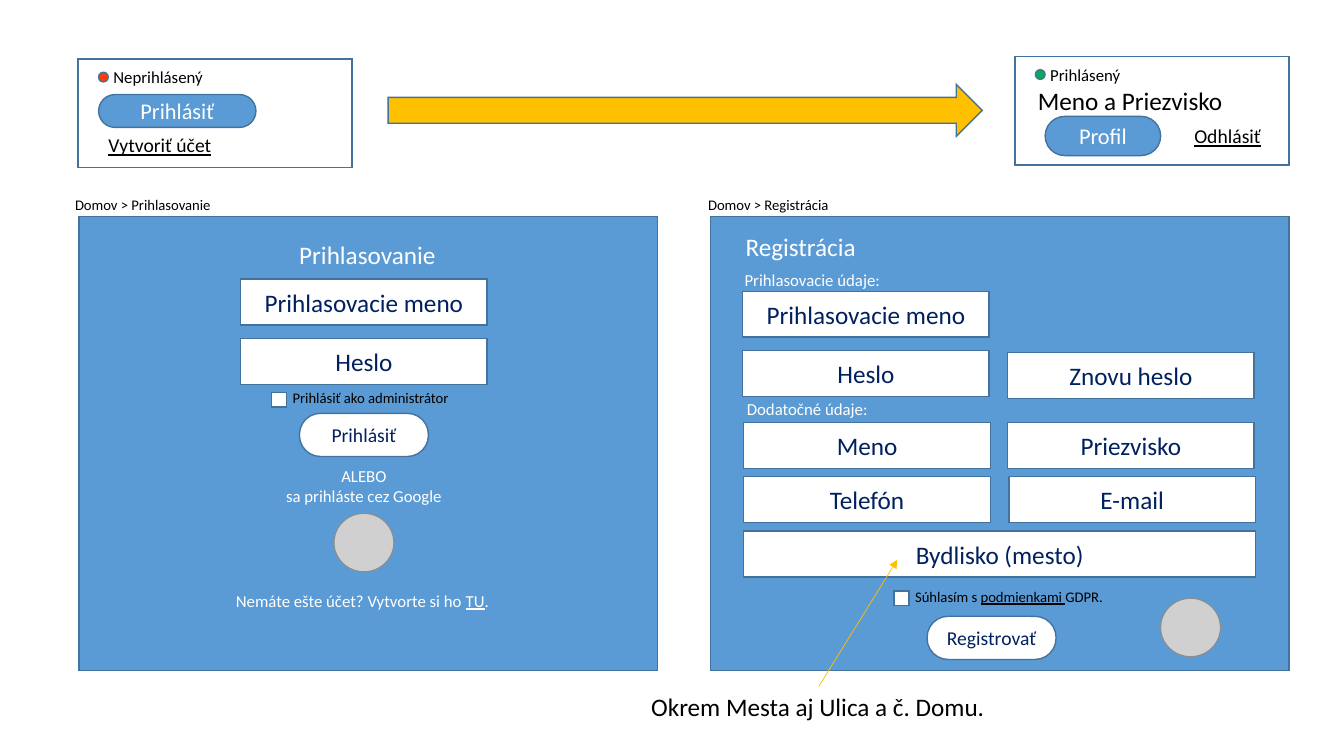
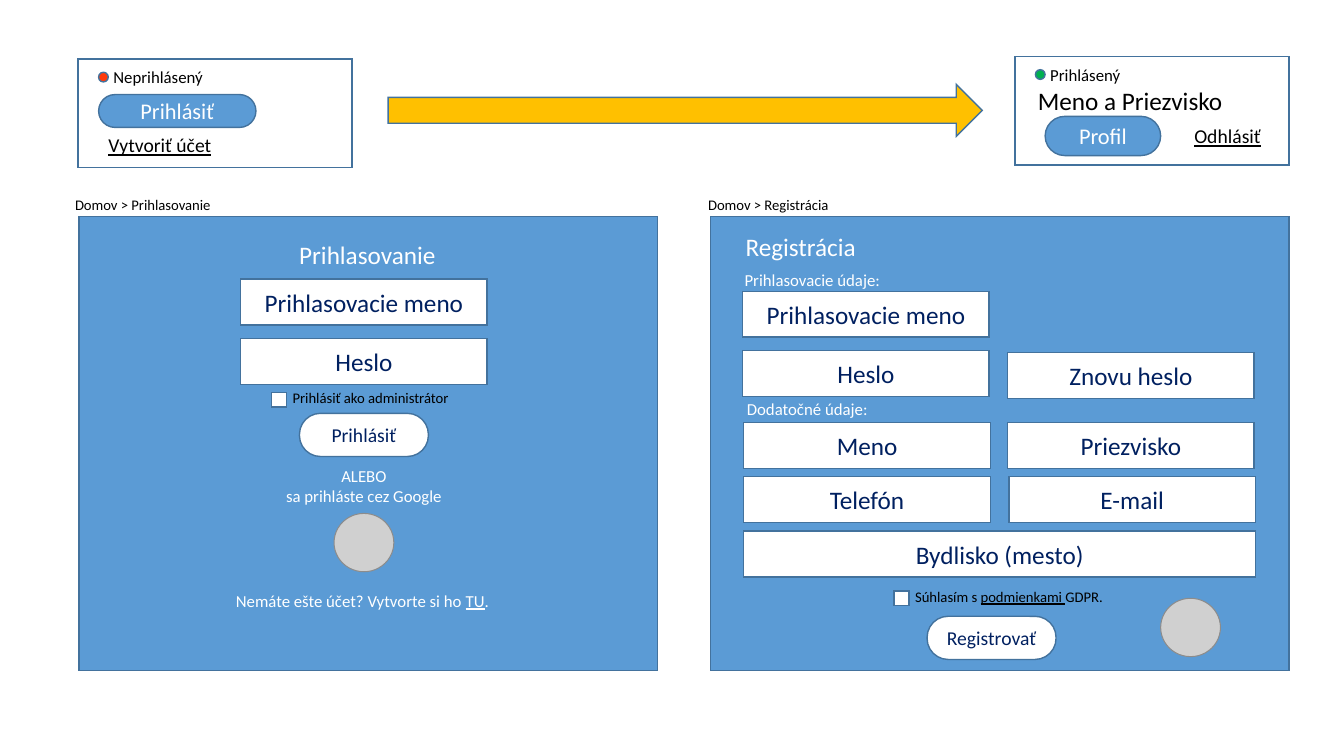
Before and after one commit to milantru/ServIS, a slide deck: slide 18 of docs/B-Servis WebApp UI koncept.pptx. Drawn at 1344x756 pixels with LibreOffice and Linux fonts; fonts in the diff are those of the drawing; grey boxes stand for pictures. Boxes give left, top, right and bottom in pixels: in the first picture for what was removed or moved away, otherwise in the second. Text is boxed around its words. In the diff, an @@ line names an element or a change of style, - is before the commit and + after.

```diff
--- a/docs/B-Servis WebApp UI koncept.pptx
+++ b/docs/B-Servis WebApp UI koncept.pptx
@@ arrow removed from (819, 687) to (897, 560) @@
@@ text removed at (651,698,984,721) @@
-Okrem Mesta aj Ulica a č. Domu.
```
Also in this commit, not shown: 21 other slides changed, 2 slides added, 2 other files.
